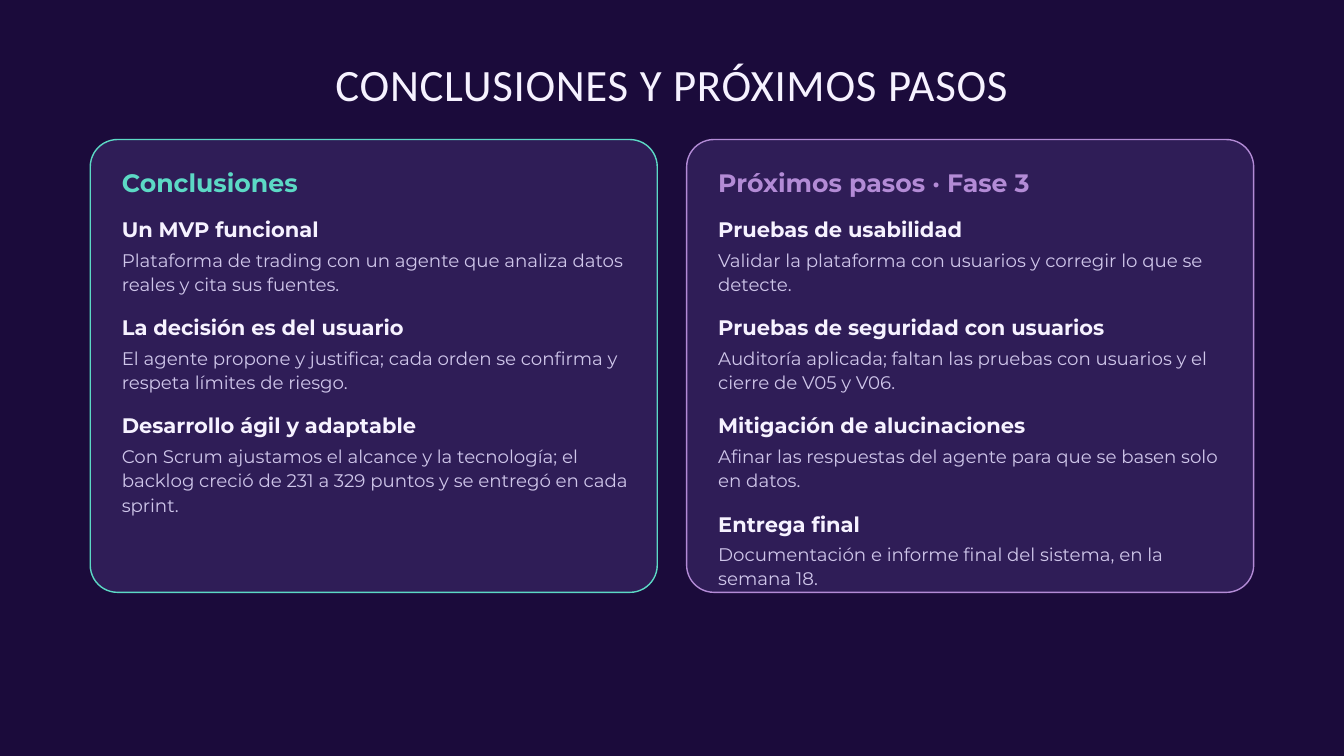
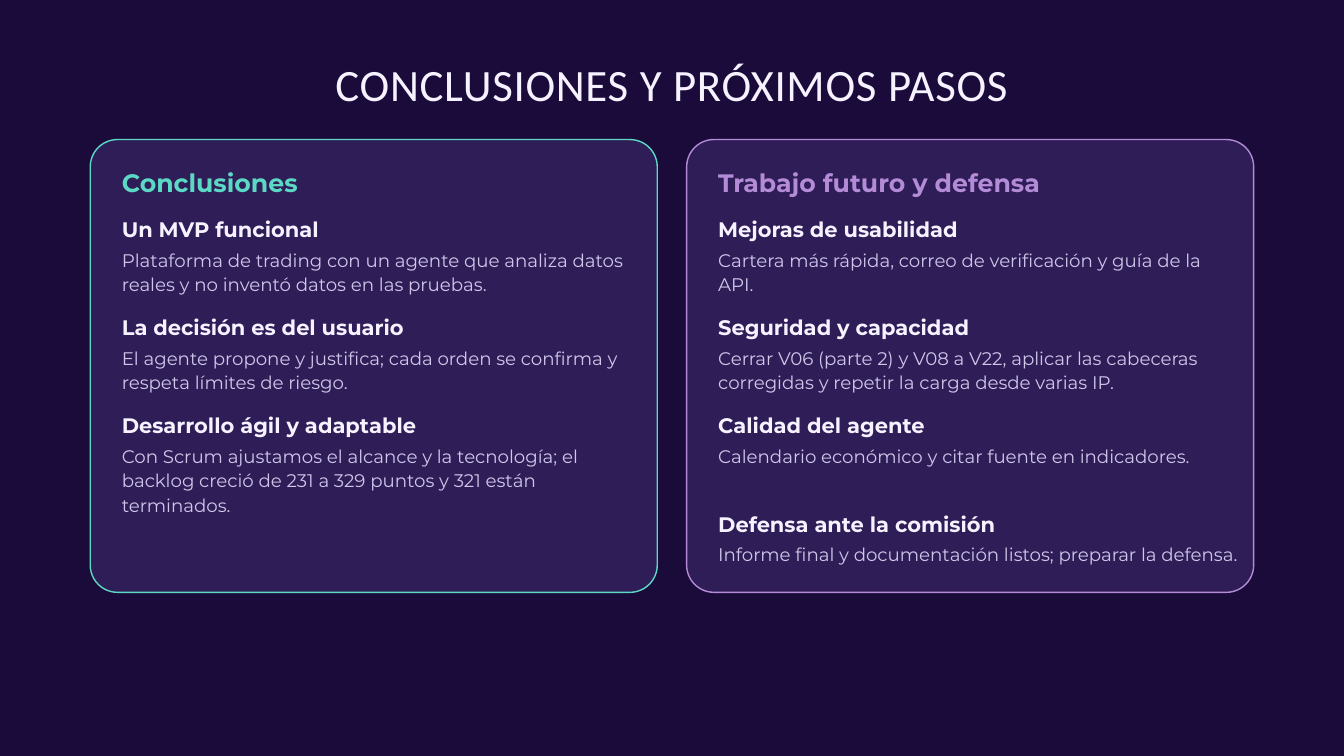
Before and after one commit to Cristian-Higuera-byte/RepAgenteIA, a slide deck: slide 15 of FASE 2/Grupales/Avance 2 Agente IA Bursátil.pptx. Drawn at 1344x756 pixels with LibreOffice and Linux fonts; fonts in the diff are those of the drawing. Boxes give left, top, right and bottom in pixels: in the first picture for what was removed or moved away, otherwise in the second. Text is boxed around its words. In the diff, an @@ line names an element or a change of style, - is before the commit and + after.

```diff
--- a/FASE 2/Grupales/Avance 2 Agente IA Bursátil.pptx
+++ b/FASE 2/Grupales/Avance 2 Agente IA Bursátil.pptx
@@ text at box(718, 172, 1040, 197): text changed @@
-Próximos pasos · Fase 3
+Trabajo futuro y defensa
@@ text at box(718, 220, 958, 241): text changed @@
-Pruebas de usabilidad
+Mejoras de usabilidad
@@ text at box(122, 253, 623, 295): text changed @@
-Plataforma de trading con un agente que analiza datos reales y cita sus fuentes.
+Plataforma de trading con un agente que analiza datos reales y no inventó datos en las pruebas.
@@ text at box(718, 253, 1201, 291): text changed @@
-Validar la plataforma con usuarios y corregir lo que se detecte.
+Cartera más rápida, correo de verificación y guía de la API.
@@ text at box(718, 318, 969, 340): text changed @@
-Pruebas de seguridad con usuarios
+Seguridad y capacidad
@@ text at box(718, 351, 1197, 393): text changed @@
-Auditoría aplicada; faltan las pruebas con usuarios y el cierre de V05 y V06.
+Cerrar V06 (parte 2) y V08 a V22, aplicar las cabeceras corregidas y repetir la carga desde varias IP.
@@ text at box(718, 416, 924, 438): text changed @@
-Mitigación de alucinaciones
+Calidad del agente
@@ text at box(122, 449, 578, 491): text changed @@
-Con Scrum ajustamos el alcance y la tecnología; el backlog creció de 231 a 329 puntos y se entregó en cada sprint.
+Con Scrum ajustamos el alcance y la tecnología; el backlog creció de 231 a 329 puntos y 321 están terminados.
@@ text at box(718, 449, 1190, 467): text changed @@
-Afinar las respuestas del agente para que se basen solo en datos.
+Calendario económico y citar fuente en indicadores.
@@ text at box(718, 515, 995, 532): text changed @@
-Entrega final
+Defensa ante la comisión
@@ text at box(718, 547, 1237, 565): text changed @@
-Documentación e informe final del sistema, en la semana 18.
+Informe final y documentación listos; preparar la defensa.
```
Also in this commit, not shown: 4 other slides changed.
